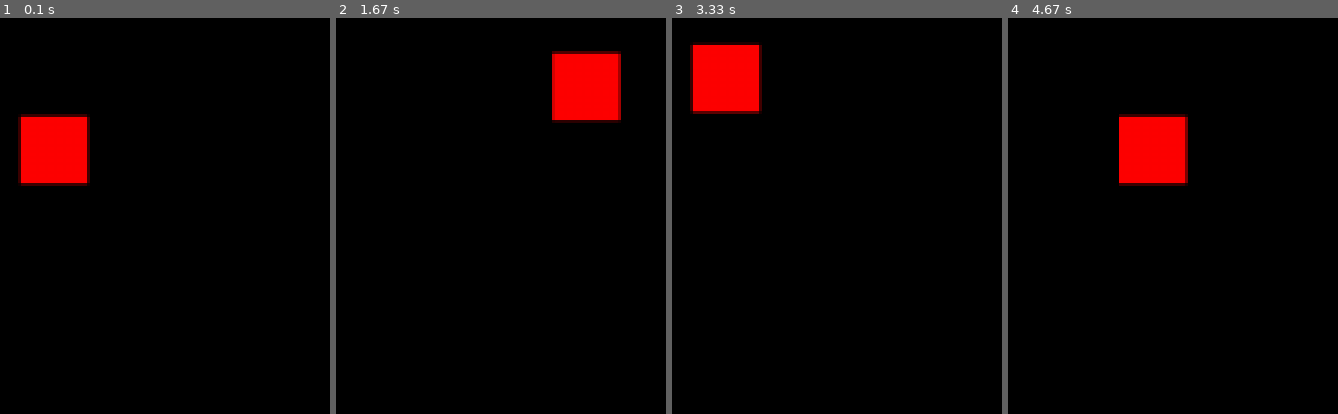
Above: before the commit, frames 1-4 (left to right).
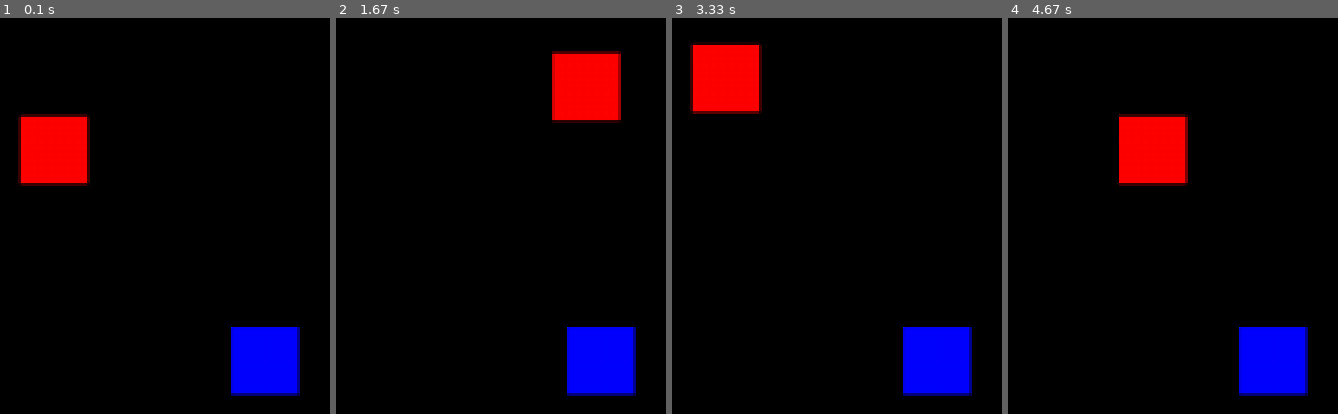
Above: after the commit, the same moments.

Repository: mytinycloud/90D-pygame-scaffold
Game: pygame game, started from main.py
Same seed, same stepped clock (60 frames per second), same inputs: the game is played once before the commit and once after it.
Inputs:
- Up to frame 1 (0.1 s): no input
- Up to frame 2 (1.67 s): hold D 0.33-0.8 s; hold W 0.83-1.13 s; hold D 1.17-1.63 s
- Up to frame 3 (3.33 s): hold A 1.67-2.2 s; hold S 2.23-2.53 s; hold A 2.57-2.97 s; hold W from 3 s (still down)
- Up to frame 4 (4.67 s): release W at 3.37 s; hold D 3.4-4.03 s; hold S 4.07-4.43 s; hold A from 4.47 s (still down)

The runs differ from the first frame. In frame 1, 3.6% of the frame differs, in the area x 70-91%, y 78-96%; in frame 2, 3.6%; in frame 3, 3.6%; in frame 4, 3.6%.

Commit message:
Add sweep-and-prune collision detector

Diff:
--- a/main.py
+++ b/main.py
@@ -12,7 +12,9 @@
 systems.controls.mount_control_system(group)
 systems.player.mount_player_system(group)
 systems.motion.mount_motion_system(group)
+systems.collisions.mount_collision_system(group)
 systems.sprites.mount_sprite_system(group, window.surface)
+systems.testing.mount_testing_system(group)
 
 # Main loop
 while not window.exited:
--- a/systems/__init__.py
+++ b/systems/__init__.py
@@ -2,3 +2,5 @@
 from . import sprites
 from . import player
 from . import controls
+from . import testing
+from . import collisions
--- /dev/null
+++ b/systems/collisions.py
@@ -0,0 +1,60 @@
+from engine.ecs import Component, Entity, EntityGroup, enumerate_component
+
+from pygame import Vector2
+
+
+'''
+Component class to store decoded control inputs
+'''
+@enumerate_component("hitbox")
+class HitboxComponent(Component):
+    def __init__(self, radius: float):
+        self.radius = radius
+        self.bounds = Vector2(radius, radius)
+
+
+'''
+Collision detection system:
+Detect any entities in collision
+'''
+def update_collision_system(group: EntityGroup):
+
+    # Sort by the leftmost positon (this makes sense later.)
+    collidables = sorted(
+        group.query("hitbox", "motion"),
+        key = lambda e: e.motion.position.x - e.hitbox.bounds.x
+        )
+
+    # Do a sweep-and-prune search through the entities
+    for i, a in enumerate(collidables):
+        a_pos = a.motion.position
+        a_bounds = a.hitbox.bounds
+        rightmost = a_pos.x + a_bounds.x
+
+        # Check all entities ahead of us
+        for j in range(i + 1, len(collidables)):
+            b = collidables[j]
+            b_pos = b.motion.position
+            b_bounds = b.hitbox.bounds
+            leftmost = b_pos.x - b_bounds.x
+
+            # No more collisions possible ahead of us. Prune this branch.
+            if leftmost > rightmost:
+                break
+
+            # Ok. X axis overlaps. Does Y?
+            y_overlap = a_pos.y - a_bounds.y < b_pos.y + b_bounds.y \
+                    and a_pos.y + a_bounds.y > b_pos.y - b_bounds.y
+
+            if y_overlap:
+                # Bounding box checks pass.
+                # Now what?
+                print("overlap")
+
+
+
+'''
+Mounts the components and systems for reading controls
+'''
+def mount_collision_system(group: EntityGroup):
+    group.mount_system(update_collision_system)
--- a/systems/player.py
+++ b/systems/player.py
@@ -2,6 +2,7 @@
 
 from .sprites import SpriteComponent
 from .motion import MotionComponent
+from .collisions import HitboxComponent
 
 
 '''
@@ -33,6 +34,7 @@
     player.player = PlayerComponent()
     player.motion = MotionComponent(is_movable = True)
     player.sprite = SpriteComponent.from_square((32,32), (255,0,0))
+    player.hitbox = HitboxComponent(16)
     group.add(player)
 
     group.mount_system(player_update_system)
--- /dev/null
+++ b/systems/testing.py
@@ -0,0 +1,26 @@
+from engine.ecs import Component, Entity, EntityGroup, enumerate_component
+from pygame import Vector2
+
+from .sprites import SpriteComponent
+from .motion import MotionComponent
+from .collisions import HitboxComponent
+
+'''
+Just a place to add some in-development / testing code
+'''
+def testing_system(group: EntityGroup):
+    pass
+
+
+'''
+Mount the testing system and any testing code
+'''
+def mount_testing_system(group: EntityGroup):
+
+    e = Entity("box")
+    e.motion = MotionComponent((100,100))
+    e.sprite = SpriteComponent.from_square((32,32), (0,0,255))
+    e.hitbox = HitboxComponent(16)
+    group.add(e)
+
+    group.mount_system(testing_system)
